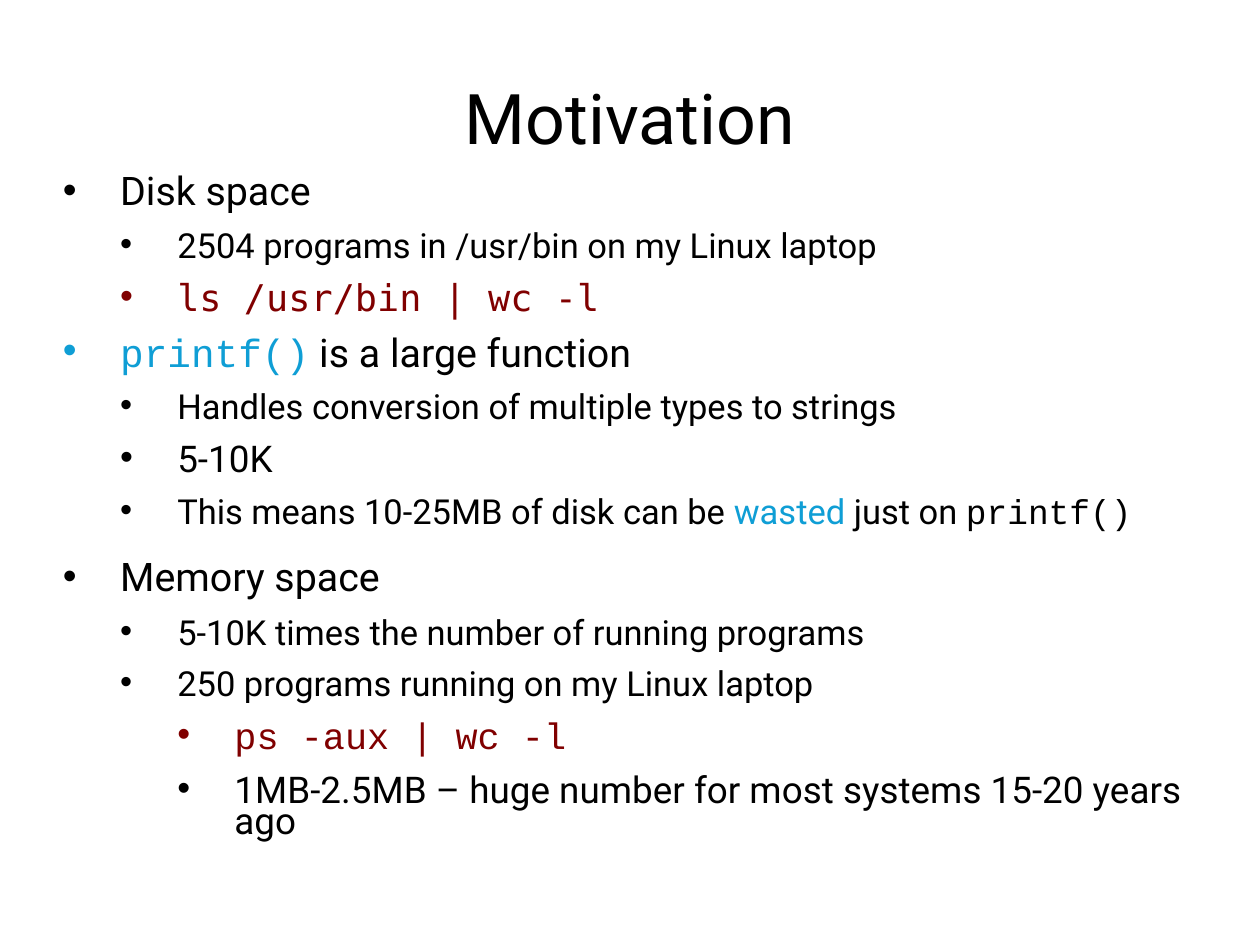
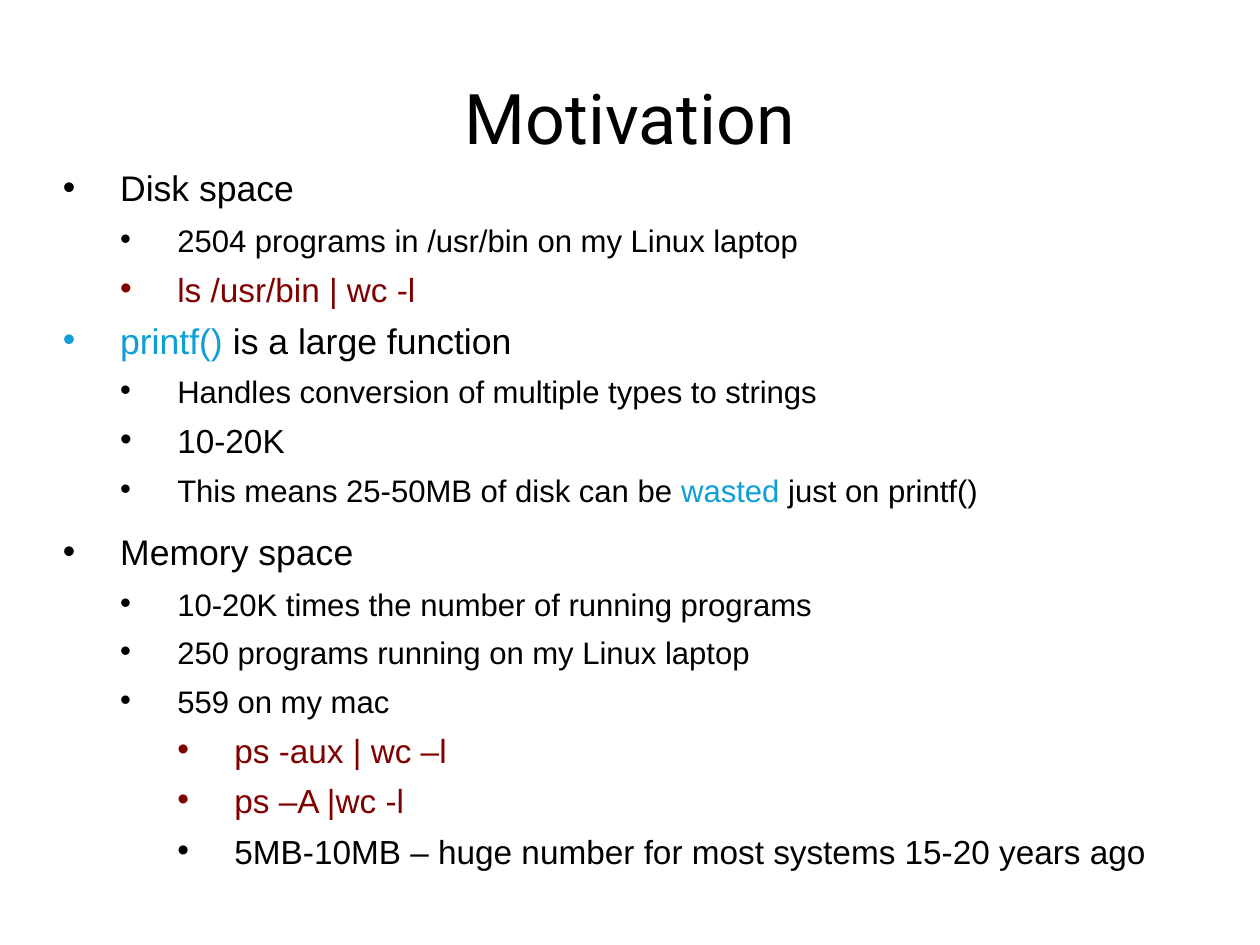
Before and after one commit to mars-research/cs5460, a slide deck: slide 96 of static/lectures/lecture05-linking-and-loading/lecture05-linking-and-loading.pptx. Drawn at 1260x945 pixels with LibreOffice and Linux fonts; fonts in the diff are those of the drawing. Boxes give left, top, right and bottom in pixels: in the first picture for what was removed or moved away, otherwise in the second. Text is boxed around its words. In the diff, an @@ line names an element or a change of style, - is before the commit and + after.

```diff
--- a/static/lectures/lecture05-linking-and-loading/lecture05-linking-and-loading.pptx
+++ b/static/lectures/lecture05-linking-and-loading/lecture05-linking-and-loading.pptx
@@ text at bbox=[120, 175, 816, 670]: size 24.8 to 22.4 pt in "Disk space", "printf() is a large function", "Memory space"; font Roboto to Arial in "Disk space", "2504 programs in /usr/bin on my Linux ...", "is a large function", "Handles conversion of multiple types to strings" and 2 more places; size 21.7 to 19.6 pt in "2504 programs in /usr/bin on my Linux ...", "Handles conversion of multiple types to strings", "250 programs running on my Linux laptop"; size 23.2 to 21 pt, font DejaVu Sans Mono to Arial in "ls /usr/bin | wc -l"; font Courier New to Arial in "printf()" @@
@@ text at bbox=[177, 429, 978, 508]: text changed; size 21.7 to 19.6 pt; font Roboto to Arial @@
-      • 5-10K
-    • This means 10-25MB of disk can be wasted just on printf()
+      • 10-20K
+    • This means 25-50MB of disk can be wasted just on printf()
@@ text at bbox=[177, 593, 812, 622]: text changed; size 21.7 to 19.6 pt; font Roboto to Arial @@
-    • 5-10K times the number of running programs
+    • 10-20K times the number of running programs
@@ text at bbox=[177, 691, 1146, 870]: text changed; size 23.2 to 21 pt; font Roboto to Arial @@
-        • ps -aux | wc -l
-        • 1MB-2.5MB – huge number for most systems 15-20 years ago
+    • 559 on my mac
+        • ps -aux | wc –l
+        • ps –A |wc -l
+        • 5MB-10MB – huge number for most systems 15-20 years ago
```
Also in this commit, not shown: 4 other slides changed, 28 slides added, 2 other files.
